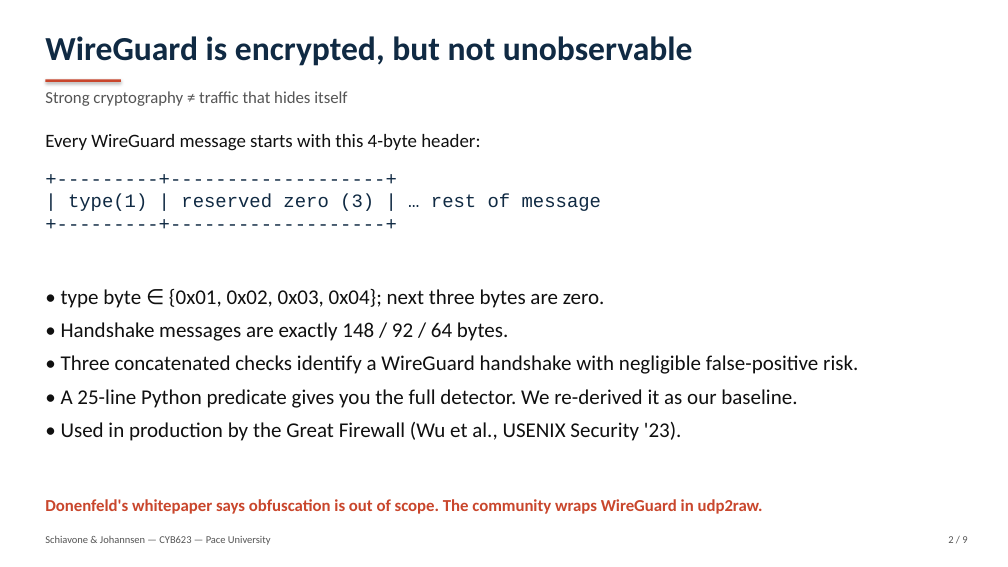
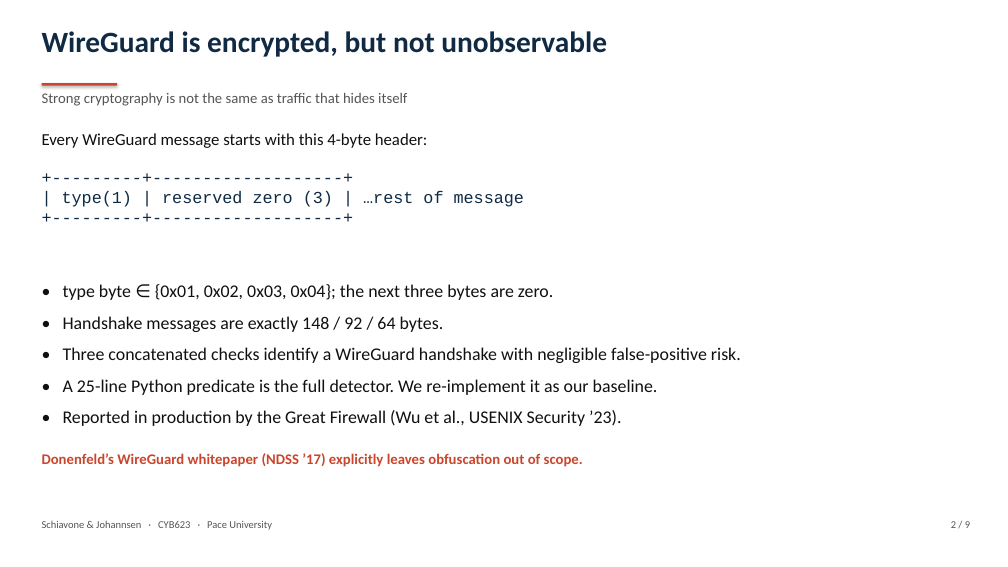
Before and after one commit to BitEU/WireGuard_Research, a slide deck: slide 2 of slides/WireGuard-udp2raw-detection.pptx. Drawn at 1008x567 pixels with LibreOffice and Linux fonts; fonts in the diff are those of the drawing. Boxes give left, top, right and bottom in pixels: in the first picture for what was removed or moved away, otherwise in the second. Text is boxed around its words. In the diff, an @@ line names an element or a change of style, - is before the commit and + after.

```diff
--- a/slides/WireGuard-udp2raw-detection.pptx
+++ b/slides/WireGuard-udp2raw-detection.pptx
@@ text "WireGuard is encrypted, but not ..." at [42,31,607,57]: size 32 to 28 pt @@
@@ rectangle: place and size @@
-rectangle at [45,79,121,82]
+rectangle at [42,83,117,85]
@@ text at [42,93,407,106]: text changed; size 16 to 14 pt @@
-Strong cryptography ≠ traffic that hides itself
+Strong cryptography is not the same as traffic that hides itself
@@ text "Every WireGuard message starts with ..." at [42,133,428,148]: size 18 to 16 pt @@
@@ text at [62,191,524,207]: text changed; size 18 to 16 pt @@
-+---------+-------------------+
-| type(1) | reserved zero (3) | … rest of message
-+---------+-------------------+
++---------+-------------------+
+| type(1) | reserved zero (3) | …rest of message
++---------+-------------------+
@@ text at [63,284,553,300]: text changed; size 20 to 17 pt @@
-• type byte ∈ {0x01, 0x02, 0x03, 0x04}; next three bytes are zero.
+• type byte ∈ {0x01, 0x02, 0x03, 0x04}; the next three bytes are zero.
@@ text at [63,316,741,363]: size 20 to 17 pt in "• Handshake messages are exactly 148 / ...", "• Three concatenated checks identify a WireGuard ..."; line spacing 1.15 to 1.18; more space between paragraphs @@
@@ text at [63,379,658,426]: text changed; size 20 to 17 pt @@
-• A 25-line Python predicate gives you the full detector. We re-derived it as our baseline.
-• Used in production by the Great Firewall (Wu et al., USENIX Security '23).
+• A 25-line Python predicate is the full detector. We re-implement it as our baseline.
+• Reported in production by the Great Firewall (Wu et al., USENIX Security ’23).
@@ text at [42,453,583,467]: text changed; size 16 to 14 pt @@
-Donenfeld's whitepaper says obfuscation is out of scope. The community wraps WireGuard in udp2raw.
+Donenfeld’s WireGuard whitepaper (NDSS ’17) explicitly leaves obfuscation out of scope.
@@ text at [42,521,272,530]: text changed @@
-Schiavone & Johannsen — CYB623 — Pace University
+Schiavone & Johannsen · CYB623 · Pace University
@@ text "2 / 9": place and size @@
-text "2 / 9" at [948,536,967,543]
+text "2 / 9" at [951,521,970,528]
```
Also in this commit, not shown: 8 other slides changed, 2 other files.
